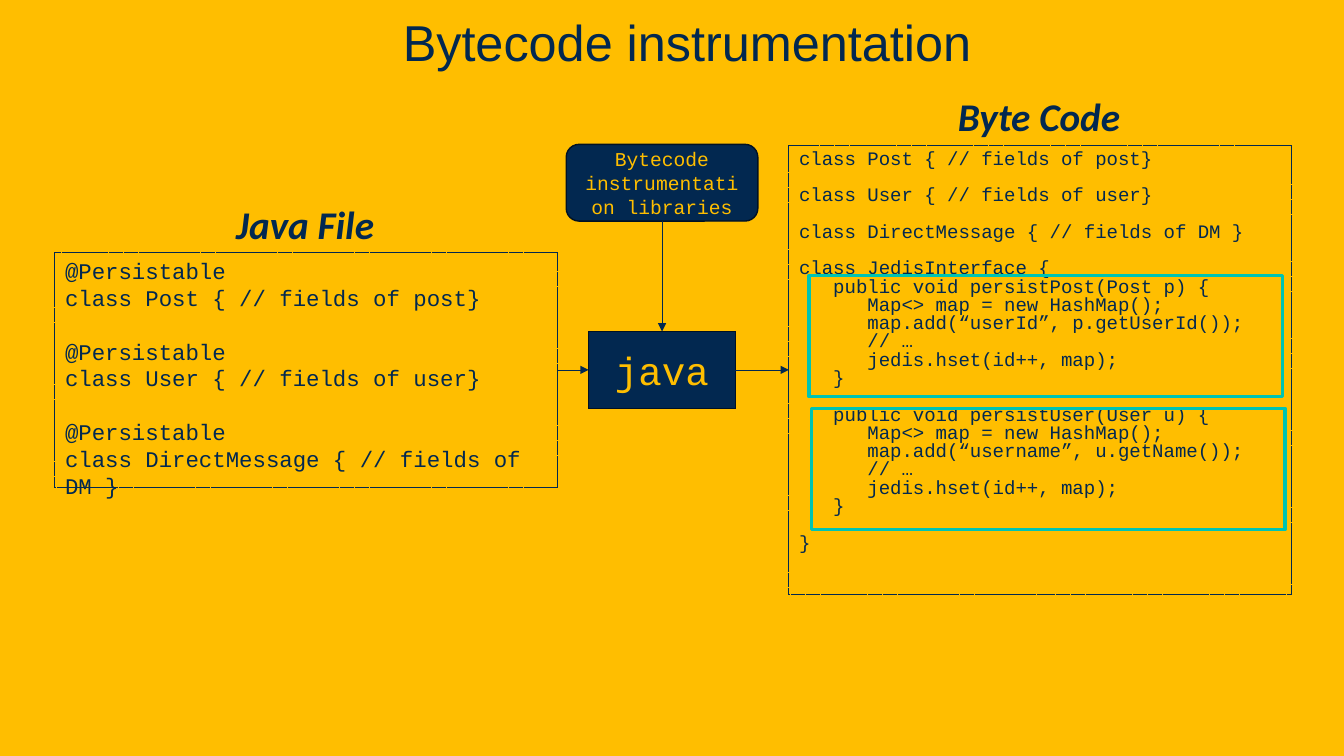
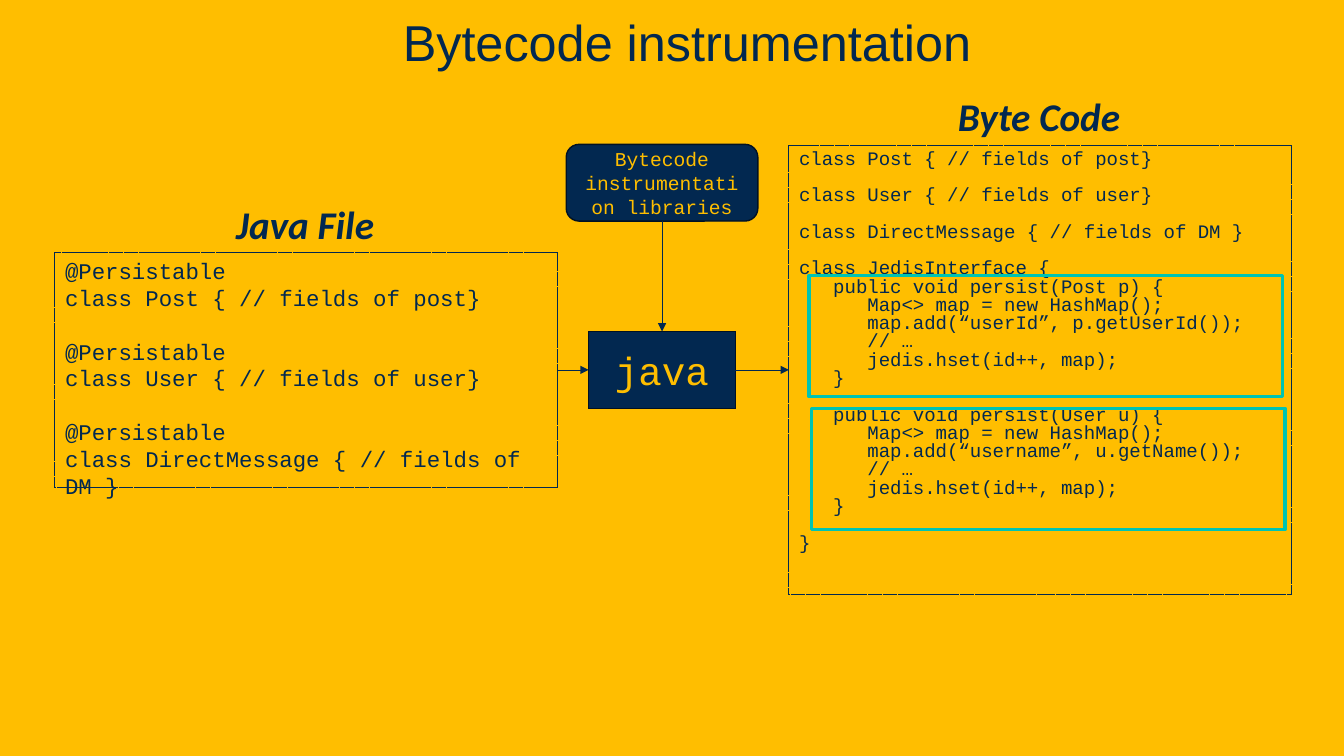
Before and after one commit to davsec-teaching/ECS_160, a slide deck: slide 67 of slides/Reflection.pptx. Drawn at 1344x756 pixels with LibreOffice and Linux fonts; fonts in the diff are those of the drawing; background and template pictures are left out. Boxes give left, top, right and bottom in pixels: in the first picture for what was removed or moved away, otherwise in the second. Text is boxed around its words. In the diff, an @@ line names an element or a change of style, - is before the commit and + after.

Commit message:
update slides

```diff
--- a/slides/Reflection.pptx
+++ b/slides/Reflection.pptx
@@ text in rectangle at [799,188,1243,464]: text changed @@
-class User { // fields of user}
-class DirectMessage { // fields of DM }
-class JedisInterface {
-public void persistPost(Post p) {
-Map<> map = new HashMap();
-map.add(“userId”, p.getUserId());
-// …
-jedis.hset(id++, map);
-}
-public void persistUser(User u) {
-Map<> map = new HashMap();
-map.add(“username”, u.getName());
+class User { // fields of user}
+class DirectMessage { // fields of DM }
+class JedisInterface {
+public void persist(Post p) {
+Map<> map = new HashMap();
+map.add(“userId”, p.getUserId());
+// …
+jedis.hset(id++, map);
+}
+public void persist(User u) {
+Map<> map = new HashMap();
+map.add(“username”, u.getName());
```
Also in this commit, not shown: 5 other slides changed.
